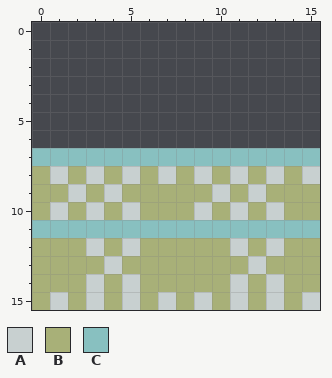
One commit to this pixel-art sprite: res/sprites/StairsBolder.png. Above: the version before the commit.
The file is 16x16 pixels.
Palette (. is transparent): A #c8d0d0  B #a8b078  C #88c0c0
Pixels before, first column x 0:
 7 CCCCCCCCCCCCCCCC
 8 BABABABABABABABA
 9 BBABABBBBBABABBB
10 BABABABBBABABABB
11 CCCCCCCCCCCCCCCC
12 BBBABABBBBBABABB
13 BBBBABBBBBBBABBB
14 BBBABABBBBBABABB
15 BABABABABABABABA
And afterwards:
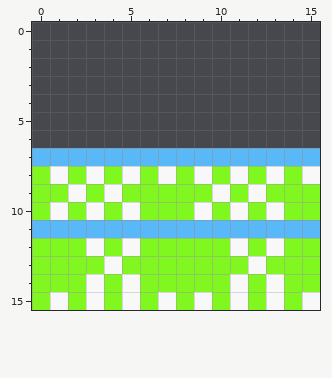
Diff:
colour A: #c8d0d0 -> #f8f8f8
colour B: #a8b078 -> #80f820
colour C: #88c0c0 -> #58b8f8
Where, in picture pixels (left, top, right, bottom), the same in both pictures:
changed: (32, 148, 320, 310)
